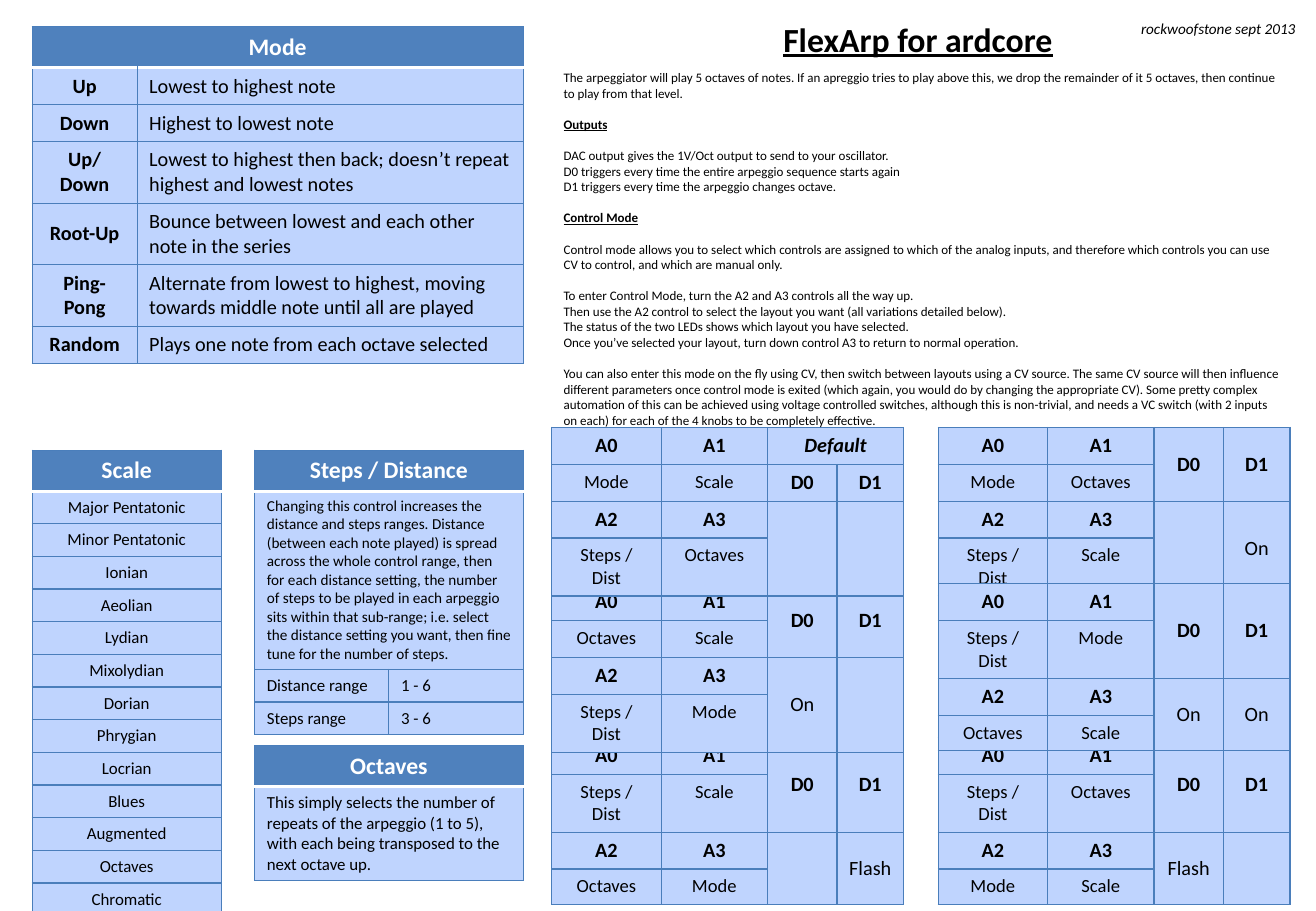
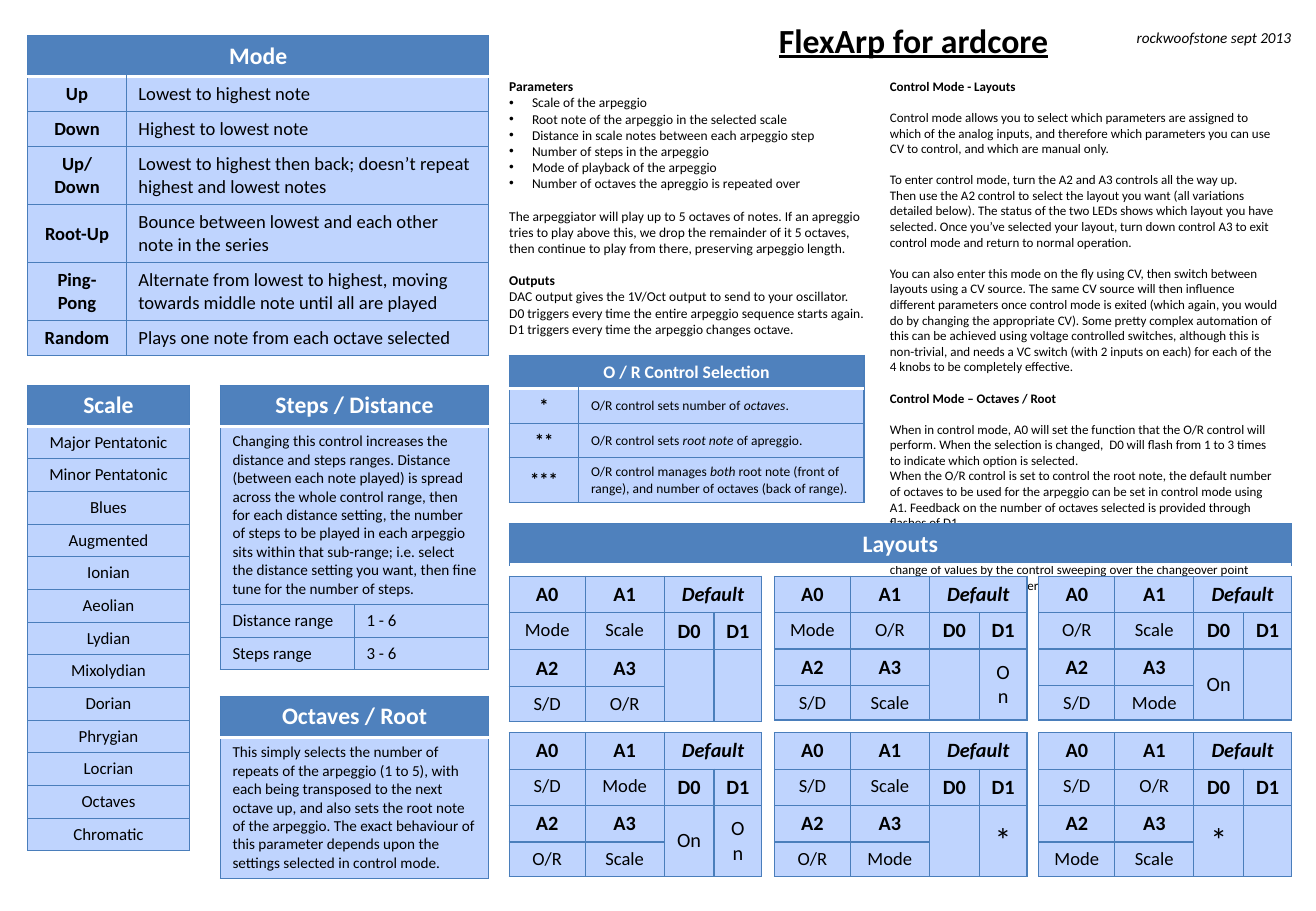
Before and after one commit to rockwoofstone/FlexArp, a slide deck: slide 1 of FlexArp Instructions.pptx. Drawn at 1316x911 pixels with LibreOffice and Linux fonts; fonts in the diff are those of the drawing. Boxes give left, top, right and bottom in pixels: in the first picture for what was removed or moved away, otherwise in the second. Text is boxed around its words. In the diff, an @@ line names an element or a change of style, - is before the commit and + after.

```diff
--- a/FlexArp Instructions.pptx
+++ b/FlexArp Instructions.pptx
@@ text "FlexArp for ardcore": place and size @@
-text "FlexArp for ardcore" at bbox=[783, 28, 1052, 58]
+text "FlexArp for ardcore" at bbox=[779, 29, 1048, 59]
@@ text "rockwoofstone sept 2013": place and size @@
-text "rockwoofstone sept 2013" at bbox=[1141, 23, 1296, 37]
+text "rockwoofstone sept 2013" at bbox=[1137, 32, 1291, 46]
@@ table at bbox=[28, 35, 488, 351] @@
@@ size 12 to 11 pt @@
@@ table: place and size @@
-table at bbox=[33, 27, 524, 359]
+table at bbox=[28, 35, 488, 351]
@@ text added at bbox=[509, 82, 864, 337], 8 pt, text #000000 @@
+Parameters
+• Scale of the arpeggio
+• Root note of the arpeggio in the selected scale
+• Distance in scale notes between each arpeggio step
+• Number of steps in the arpeggio
+• Mode of playback of the arpeggio
+• Number of octaves the apreggio is repeated over
+The arpeggiator will play up to 5 octaves of notes. If an apreggio tries to play above this, we drop the remainder of it 5 octaves, then continue to play from there, preserving arpeggio length.
+Outputs
+DAC output gives the 1V/Oct output to send to your oscillator.
+D0 triggers every time the entire arpeggio sequence starts again.
+D1 triggers every time the arpeggio changes octave.
@@ text "Control Mode - Layouts": place and size @@
-text "Control Mode - Layouts" at bbox=[564, 73, 1279, 429]
+text "Control Mode - Layouts" at bbox=[890, 82, 1279, 594]
@@ text at bbox=[890, 82, 1273, 249]: text changed @@
-The arpeggiator will play 5 octaves of notes. If an apreggio tries to play above this, we drop the remainder of it 5 octaves, then continue to play from that level.
-Outputs
-DAC output gives the 1V/Oct output to send to your oscillator.
-D0 triggers every time the entire arpeggio sequence starts again
-D1 triggers every time the arpeggio changes octave.
-Control Mode
-Control mode allows you to select which controls are assigned to which of the analog inputs, and therefore which controls you can use CV to control, and which are manual only.
-To enter Control Mode, turn the A2 and A3 controls all the way up.
-Then use the A2 control to select the layout you want (all variations detailed below).
-The status of the two LEDs shows which layout you have selected.
-Once you’ve selected your layout, turn down control A3 to return to normal operation.
+Control Mode - Layouts
+Control mode allows you to select which parameters are assigned to which of the analog inputs, and therefore which parameters you can use CV to control, and which are manual only.
+To enter control mode, turn the A2 and A3 controls all the way up.
+Then use the A2 control to select the layout you want (all variations detailed below). The status of the two LEDs shows which layout you have selected. Once you’ve selected your layout, turn down control A3 to exit control mode and return to normal operation.
@@ table added at bbox=[509, 356, 864, 503], 4 rows, 2 columns @@
+O / R Control Selection | 
+* | O/R control sets number of octaves.
+** | O/R control sets root note of apreggio.
+*** | O/R control manages both root note (front of range), and number of octaves (back of range).
@@ table at bbox=[28, 385, 190, 847] @@
+row 4: Blues
+row 5: Augmented
-row 11: Blues
-row 12: Augmented
@@ table: place and size @@
-table at bbox=[33, 451, 222, 911]
+table at bbox=[28, 385, 190, 847]
@@ table: place and size @@
-table at bbox=[255, 451, 523, 733]
+table at bbox=[220, 385, 487, 667]
@@ text at bbox=[890, 394, 1279, 594]: paragraphs added @@
+Control Mode – Octaves / Root
+When in control mode, A0 will set the function that the O/R control will perform. When the selection is changed, D0 will flash from 1 to 3 times to indicate which option is selected.
+When the O/R control is set to control the root note, the default number of octaves to be used for the arpeggio can be set in control mode using A1. Feedback on the number of octaves selected is provided through flashes of D1.
+When arpeggiating in “both” mode, the O/R control should be set using a discrete CV, rather than continuous CV or manually, to avoid unintentional change of values by the control sweeping over the changeover point between the two parameters.
@@ table added at bbox=[509, 524, 1292, 564], 1 rows, 1 columns @@
+Layouts
@@ table at bbox=[509, 576, 762, 798] @@
-row 4, column 1: Steps / Dist
+row 4, column 1: S/D
-row 4, column 2: Octaves
+row 4, column 2: O/R
@@ table: place and size @@
-table at bbox=[552, 428, 904, 588]
+table at bbox=[509, 576, 762, 798]
@@ table at bbox=[775, 576, 1028, 719] @@
-row 1, column 3: D0
+row 1, column 3: Default
-row 1, column 4: D1
+row 1, column 4: 
-row 2: Octaves | Scale |  | 
+row 2: Mode | O/R | D0 | D1
-row 3, column 3: On
+row 3, column 3: 
-row 3, column 4: 
+row 3, column 4: On
-row 4, column 1: Steps / Dist
+row 4, column 1: S/D
-row 4, column 2: Mode
+row 4, column 2: Scale
@@ table: place and size @@
-table at bbox=[552, 583, 904, 744]
+table at bbox=[775, 576, 1028, 719]
@@ table at bbox=[1039, 576, 1292, 719] @@
-row 1, column 3: D0
+row 1, column 3: Default
-row 1, column 4: D1
+row 1, column 4: 
-row 2: Steps / Dist | Mode |  | 
+row 2: O/R | Scale | D0 | D1
-row 3, column 4: On
+row 3, column 4: 
-row 4, column 1: Octaves
+row 4, column 1: S/D
-row 4, column 2: Scale
+row 4, column 2: Mode
@@ table: place and size @@
-table at bbox=[938, 583, 1290, 743]
+table at bbox=[1039, 576, 1292, 719]
@@ table at bbox=[220, 696, 488, 876] @@
-row 1, column 1: Octaves
+row 1, column 1: Octaves / Root
-row 2, column 1: This simply selects the number of repeats of the arpeggio (1 to 5), with each being transposed to the next octave up.
+row 2, column 1: This simply selects the number of repeats of the arpeggio (1 to 5), with each being transposed to the next octave up, and also sets the root note of the arpeggio. The exact behaviour of this parameter depends upon the settings selected in control mode.
@@ table: place and size @@
-table at bbox=[255, 746, 524, 880]
+table at bbox=[220, 696, 488, 876]
@@ table at bbox=[509, 733, 762, 876] @@
-row 1, column 3: D0
+row 1, column 3: Default
-row 1, column 4: D1
+row 1, column 4: 
-row 2: Mode | Octaves |  | 
+row 2: S/D | Mode | D0 | D1
-row 3, column 3: 
+row 3, column 3: On
-row 4, column 1: Steps / Dist
+row 4, column 1: O/R
@@ table: place and size @@
-table at bbox=[938, 428, 1290, 588]
+table at bbox=[509, 733, 762, 876]
@@ table at bbox=[775, 733, 1028, 876] @@
-row 1, column 3: D0
+row 1, column 3: Default
-row 1, column 4: D1
+row 1, column 4: 
-row 2: Steps / Dist | Scale |  | 
+row 2: S/D | Scale | D0 | D1
-row 3, column 4: Flash
+row 3, column 4: *
-row 4, column 1: Octaves
+row 4, column 1: O/R
@@ table: place and size @@
-table at bbox=[552, 738, 904, 896]
+table at bbox=[775, 733, 1028, 876]
@@ table at bbox=[1039, 733, 1292, 876] @@
-row 1, column 3: D0
+row 1, column 3: Default
-row 1, column 4: D1
+row 1, column 4: 
-row 2: Steps / Dist | Octaves |  | 
+row 2: S/D | O/R | D0 | D1
-row 3, column 3: Flash
+row 3, column 3: *
@@ table: place and size @@
-table at bbox=[938, 738, 1290, 896]
+table at bbox=[1039, 733, 1292, 876]
```
Also in this commit, not shown: 1 other file.
